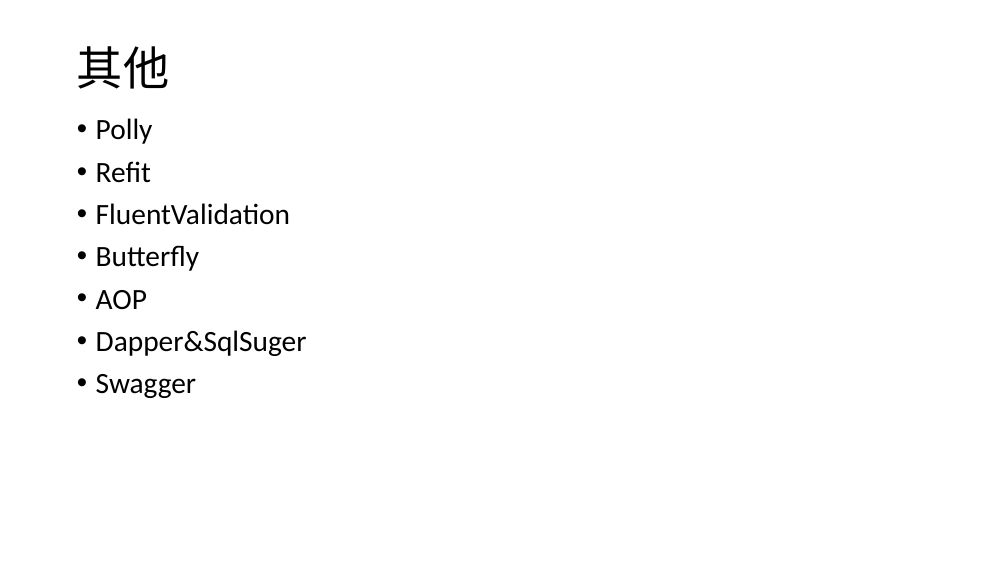
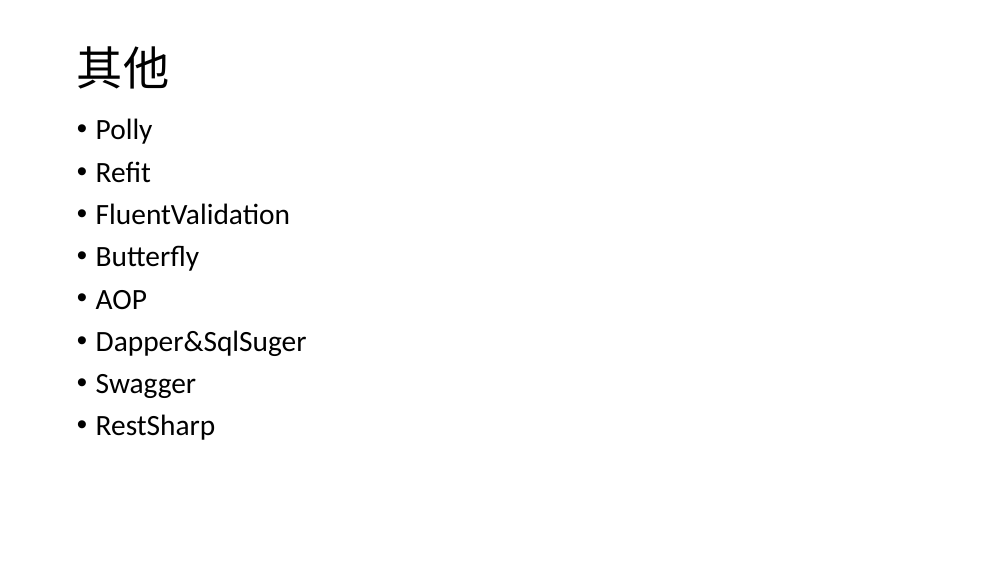
Before and after one commit to axzxs2001/HisMicroserviceSample, a slide deck: slide 98 of HisMicroserviceSample/Doc/基于.net core微服务.pptx. Drawn at 1008x567 pixels with LibreOffice and Linux fonts; fonts in the diff are those of the drawing; background and template pictures are left out. Boxes give left, top, right and bottom in pixels: in the first picture for what was removed or moved away, otherwise in the second. Text is boxed around its words. In the diff, an @@ line names an element or a change of style, - is before the commit and + after.

Commit message:
更新PPT

```diff
--- a/HisMicroserviceSample/Doc/基于.net core微服务.pptx
+++ b/HisMicroserviceSample/Doc/基于.net core微服务.pptx
@@ text at bbox=[96, 414, 216, 440]: paragraph added @@
+• RestSharp
```
